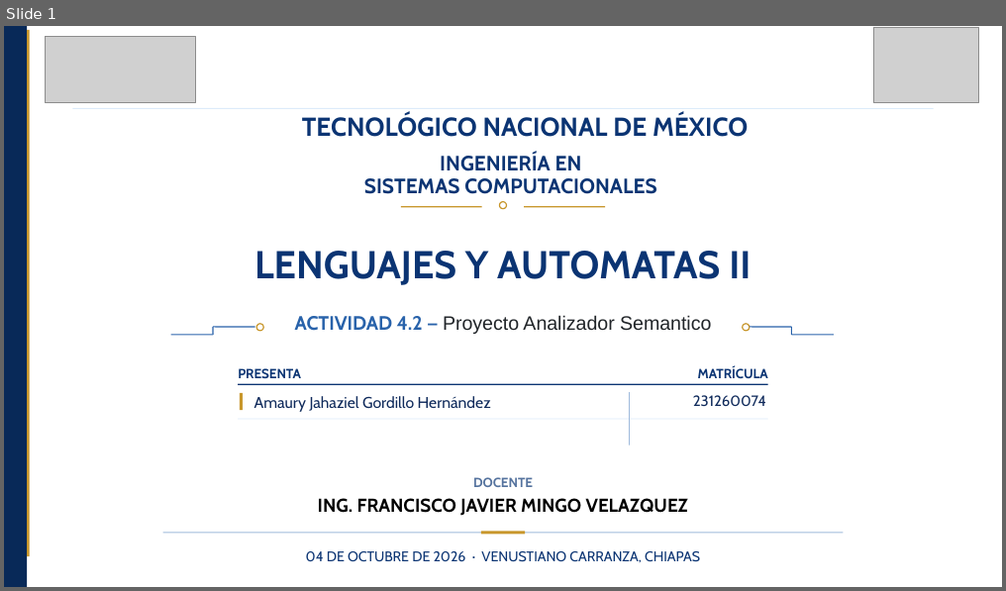
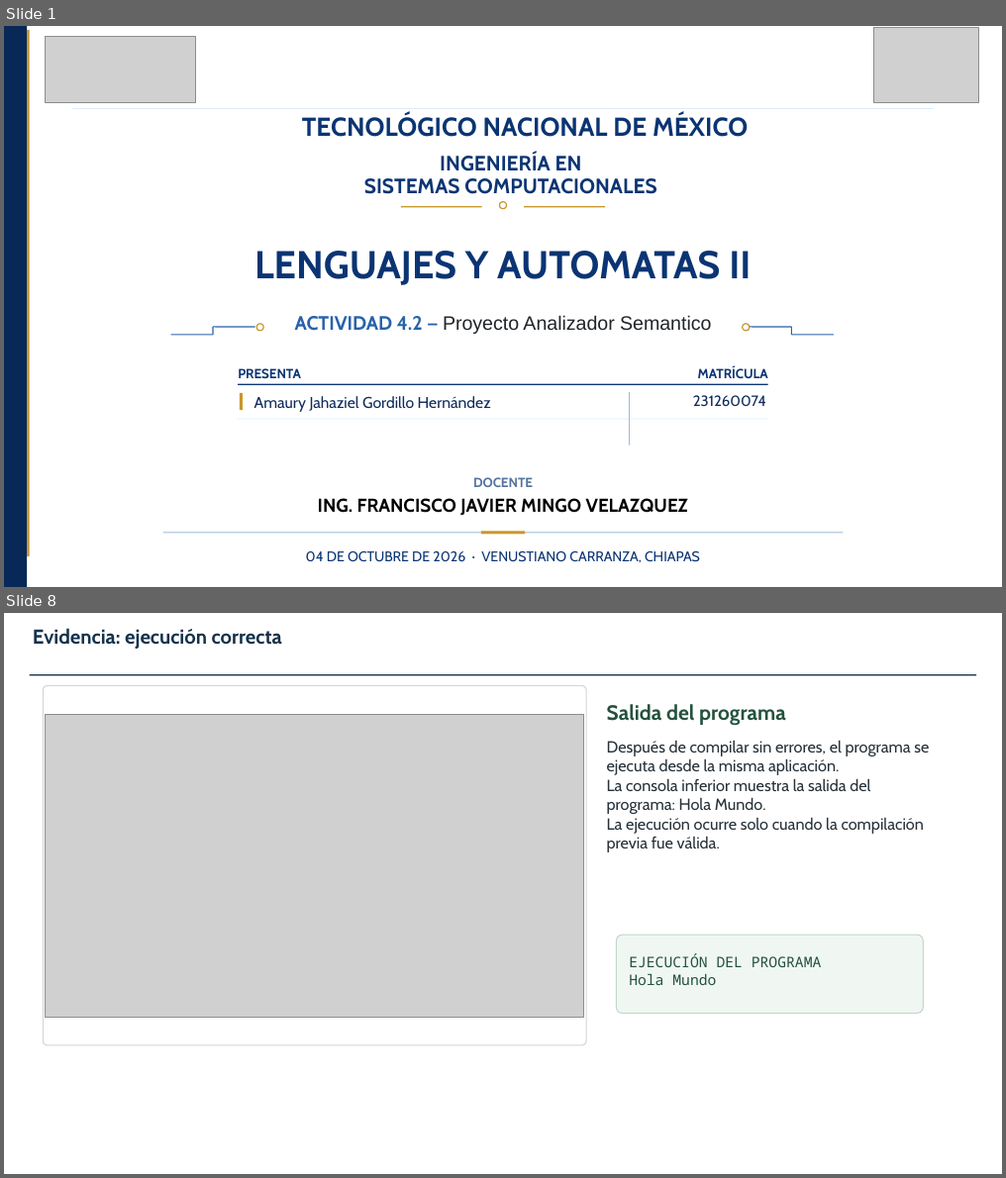
Before and after one commit to amaurycolochos-cpu/LENGUAJES-Y-AUTOMATAS-II, a slide deck: LYA-ll-Tema-4/Actividad 4.2 Proyecto Analizador Semantico_AmauryGordillo_LYA-II_7ISCM.pptx. Shown one above the other, each under a label of ours: slide 1 before the commit, slides 1 and 8 after it; the slides between them are not shown. The pictures are 1006x591 and 1006x1178 pixels, drawn with LibreOffice and Linux fonts; fonts in the diff are those of the drawing; grey boxes stand for pictures; background and template pictures are left out. Boxes give left, top, right and bottom in pixels: in the first picture for what was removed or moved away, otherwise in the second. Text is boxed around its words. In the diff, an @@ line names an element or a change of style, - is before the commit and + after.

```diff
--- a/LYA-ll-Tema-4/Actividad 4.2 Proyecto Analizador Semantico_AmauryGordillo_LYA-II_7ISCM.pptx
+++ b/LYA-ll-Tema-4/Actividad 4.2 Proyecto Analizador Semantico_AmauryGordillo_LYA-II_7ISCM.pptx
@@ slide 8 added at [4,613,1002,1174], background #FFFFFF @@
@@ text added at [33,628,282,649], 19.4 pt, text #14324B, bold @@
+Evidencia: ejecución correcta
@@ line added from (30, 675) to (976, 675), #14324B 1.3 pt @@
@@ rounded rectangle added at [43,685,586,1046], outline #D0D6DC 1 pt @@
@@ picture added at [46,714,584,1017] @@
@@ text added at [607,704,786,726], 20 pt, text #24523D, bold @@
+Salida del programa
@@ text added at [607,740,929,853], 15.5 pt, text #27323A @@
+Después de compilar sin errores, el programa se ejecuta desde la misma aplicación.
+La consola inferior muestra la salida del programa: Hola Mundo.
+La ejecución ocurre solo cuando la compilación previa fue válida.
@@ rounded rectangle added at [617,935,924,1014], fill #F0F7F3, outline #C1D8CB 1 pt @@
@@ text added at [629,955,822,985], 14 pt, text #24523D @@
+EJECUCIÓN DEL PROGRAMA
+Hola Mundo
```
Also in this commit, not shown: 2 slides changed, 11 other slides added, 10 slides removed.
